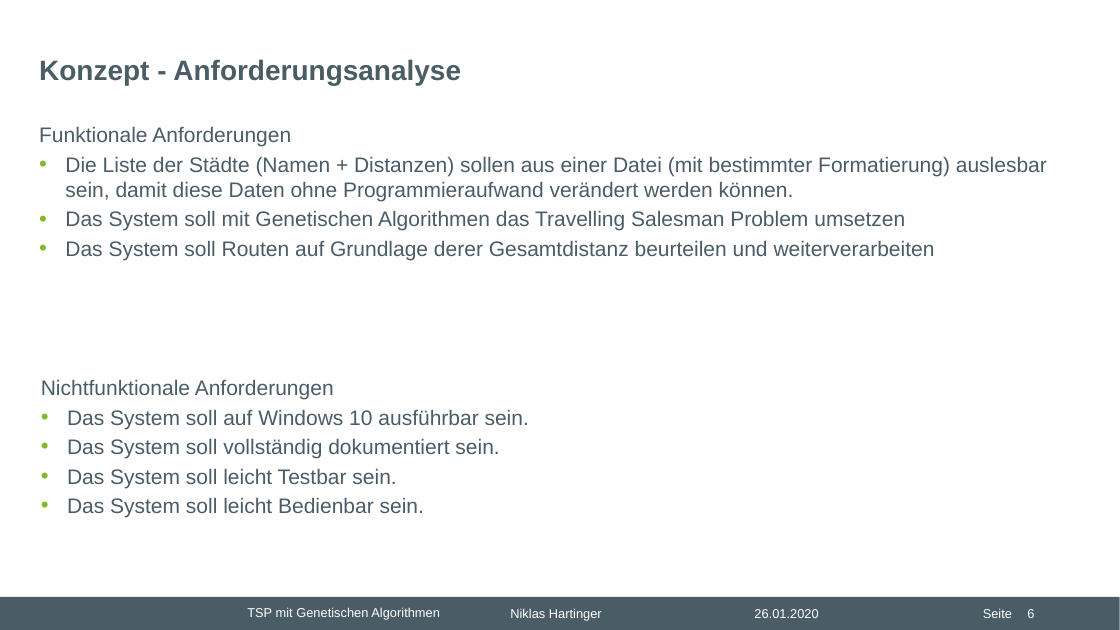
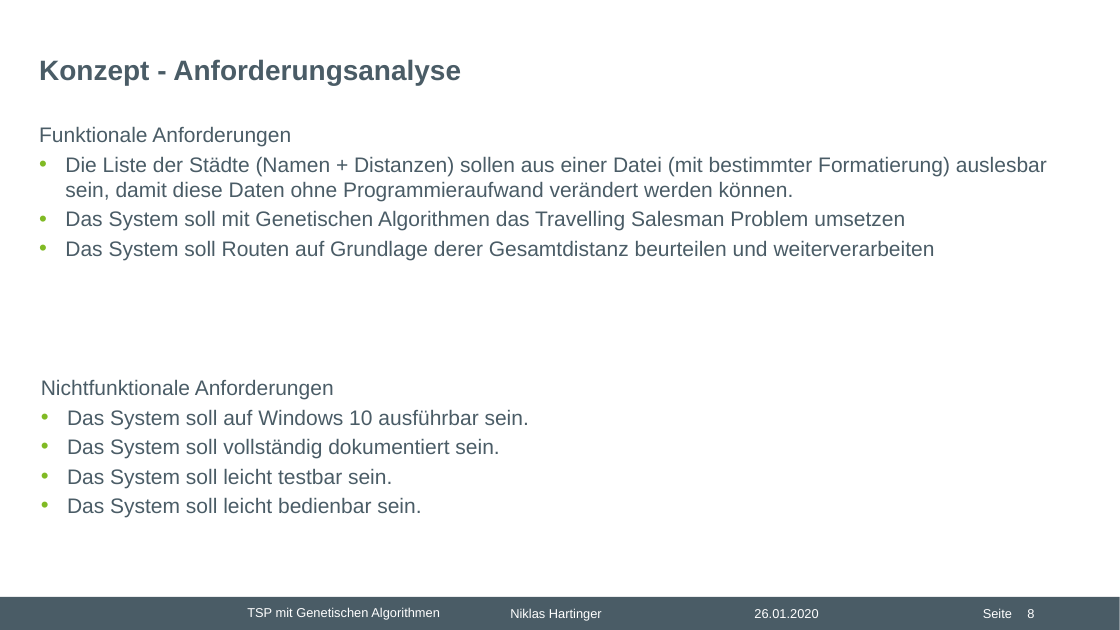
Before and after one commit to nhrt/Genetic-Algorithms, a slide deck: slide 8 of Projektvortrag/Präsentation Projektvortrag.pptx (slide 6 before the commit). Drawn at 1120x630 pixels with LibreOffice and Linux fonts; fonts in the diff are those of the drawing; background and template pictures are left out. Boxes give left, top, right and bottom in pixels: in the first picture for what was removed or moved away, otherwise in the second. Text is boxed around its words. In the diff, an @@ line names an element or a change of style, - is before the commit and + after.

```diff
--- a/Projektvortrag/Präsentation Projektvortrag.pptx
+++ b/Projektvortrag/Präsentation Projektvortrag.pptx
@@ text at [67,469,421,517]: text changed @@
-• Das System soll leicht Testbar sein.
-• Das System soll leicht Bedienbar sein.
+• Das System soll leicht testbar sein.
+• Das System soll leicht bedienbar sein.
```
Also in this commit, not shown: 11 other slides changed, 17 slides added, 6 slides removed, 14 other files.
